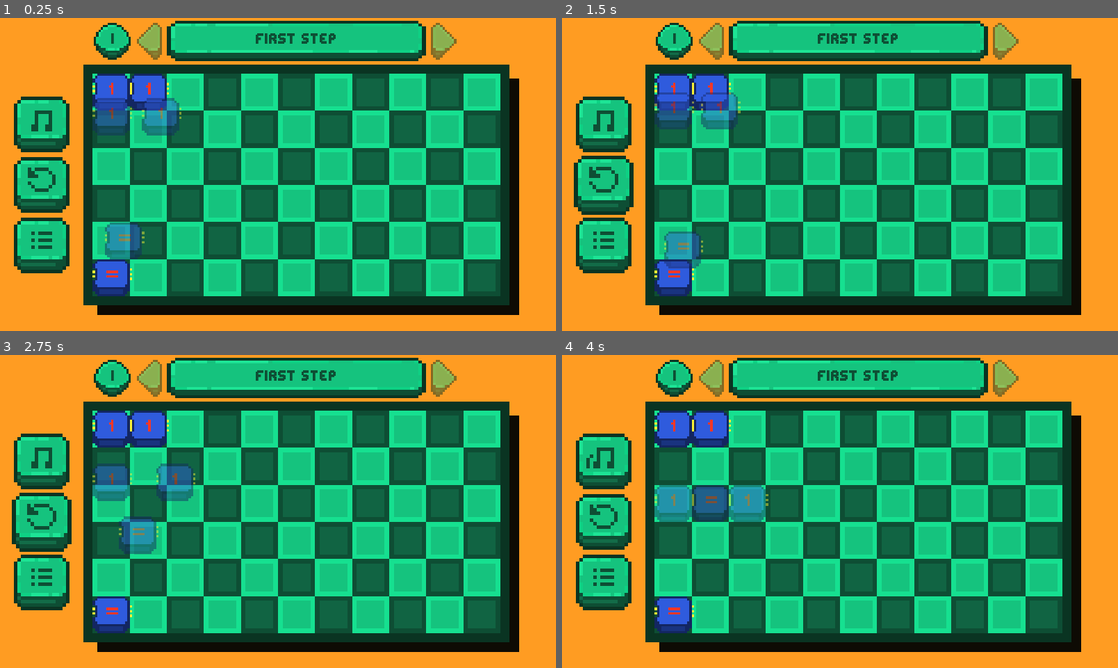
Above: before the commit, frames 1-4 (two rows, left to right).
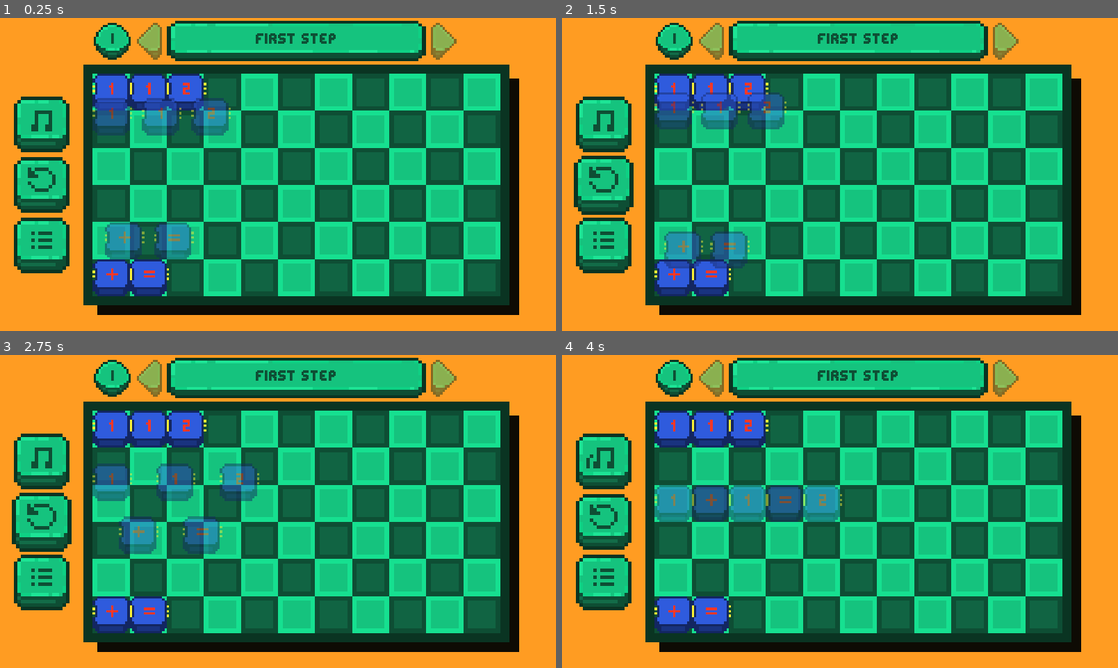
Above: after the commit, the same moments.

Repository: MilosPetrovic4/EqualQuest
Game: Godot game, scene res://Scenes/Menus/main.tscn
The game is run twice, just before and just after one commit, with the same random seed, the same clock (stepped at 60 frames per second) and the same inputs. This scene is started directly instead of the project's main scene.
Inputs (mouse positions are in pixels of both pictures, inside the frame that each line leads up to):
- Up to frame 1 (0.25 s): no input
- Up to frame 2 (1.5 s): click (606, 183) at 0.5 s; click (606, 183) at 1.25 s
- Up to frame 3 (2.75 s): click (44, 520) at 2 s
- Up to frame 4 (4 s): click (606, 461) at 2.75 s; click (856, 376) at 3.5 s

The runs differ from the first frame. In frame 1, 3.0% of the frame differs, in the area x 19-42%, y 17-89%; in frame 2, 2.8%; in frame 3, 3.0%, in the area x 19-47%, y 17-89%; in frame 4, 2.9%.

Commit message:
backing up current project

Diff:
--- a/Data/levels.json
+++ b/Data/levels.json
@@ -1,95 +1,94 @@
 
 {
     "0" : {
-        "numbers" : [1, 1],
-        "operators" : ["="],
-		"expected": "1=1",
+        "numbers" : [1, 1, 2],
+        "operators" : ["+", "="],
+		"expected": "1+1=2",
         "name": "First Step"
     },
     "1" : {
-        "numbers" : [1, 1, 2, 2],
-        "operators" : ["=", "="],
-		"expected": "1=1,2=2",
-        "name": "Equal And Conquer"
-    },
-    "2" : {
-        "numbers" : [1, 1, 2],
-        "operators" : ["+", "="],
-		"expected": "1+1=2",
-        "name": "Elementary Step"
-    },
-    "3" : {
         "numbers" : [3, 5, 8],
         "operators" : ["+", "="],
 		"expected": "3+5=8",
         "name": "Positively Glowing"
     },
-    "4" : {
+    "2" : {
         "numbers" : [1, 2, 3, 4],
         "operators" : ["+", "+", "="],
 		"expected": "1+4=2+3",
-        "name": "Addition Expert"
-    },
-    "5" : {
+        "name": "Balancing Act"
+    },
+    "3" : {
         "numbers" : [2, 4, 5, 7],
         "operators" : ["+", "+", "="],
 		"expected": "2+7=4+5",
-        "name": "Addition master"
-    },
-    "6" : {
+        "name": "Tightrope Act"
+    },
+    "4" : {
         "numbers" : [2, 2, 2, 2, 8],
         "operators" : ["+", "+", "+", "="],
 		"expected": "2+2+2+2=8",
         "name": "Ducks In A Row"
     },
-    "7" : {
+    "5" : {
         "numbers" : [1, 1, 1, 1],
         "operators" : ["="],
 		"expected": "11=11",
-        "name": "Window Math"
-    },
-    "8" : {
+        "name": "Eleven Up"
+    },
+    "6" : {
         "numbers" : [1, 3, 5, 8],
         "operators" : ["+", "="],
 		"expected": "5+8=13",
         "name": "Fib(7)"
     },
-    "9" : {
+    "7" : {
         "numbers" : [1, 7, 8],
         "operators" : ["-", "="],
 		"expected": "8-7=1",
         "name": "Goodbye Addition"
     },
-    "10" : {
-        "numbers" : [1, 2, 3, 6],
-        "operators" : ["+", "-", "="],
-		"expected": "6-3=2+1",
-        "name": "Plus And Minus?"
-    },
-    "11" : {
+    "8" : {
         "numbers" : [0, 1, 3, 7],
         "operators" : ["-", "="],
 		"expected": "10=7-3",
         "name": "Subtraction Expert"
     },
-
+    "9" : {
+        "numbers" : [1, 2, 3, 6],
+        "operators" : ["+", "-", "="],
+		"expected": "6-3=2+1",
+        "name": "Paper Thin Balance"
+    },
+    "10" : {
+        "numbers" : [1, 1, 3, 4, 5],
+        "operators" : ["+", "+", "-", "="],
+		"expected": "3-1+4=1+5",
+        "name": "A Massive PI"
+    },
+    "11" : {
+        "numbers" : [1, 2, 5, 6, 9],
+        "operators" : ["+", "="],
+		"expected": "9+16=25",
+        "name": "Perfect Squares"
+    },
     "12" : {
-        "numbers" : [2, 3, 6],
-        "operators" : ["*", "="],
-		"expected": "6=2*3",
-        "name": "New Challenges"
-    },
-    "13" : {
         "numbers" : [1, 2, 3, 6],
         "operators" : ["*", "*", "="],
-		"expected": "2*3=6*1",
-        "name": "Multiplication Island"
-    },
-    "14" : {
+		"expected": "1*6=2*3",
+        "name": "New Challenges"
+    },
+    "13" : {
         "numbers" : [2, 3, 5, 7],
         "operators" : ["-", "*", "="],
 		"expected": "5*2-7=3",
-        "name": "Subtract First?"
+        "name": "Order Of Operations"
+    },
+    "14" : {
+        "numbers" : [0, 0, 3, 5, 6],
+        "operators" : ["*", "="],
+		"expected": "0=0*356",
+        "name": "Garbage Bin"
     },
     "15" : {
         "numbers" : [1, 1, 1, 1, 1, 1, 2],
@@ -102,100 +101,102 @@
         "numbers" : [2, 3, 6],
         "operators" : ["/", "="],
 		"expected": "6/2=3",
-        "name": "Equal Parts Feeble Hearts"
+        "name": "Newest Challenges"
     },
     "17" : {
 
         "numbers" : [1, 2, 4, 3],
         "operators" : ["/", "="],
 		"expected": "12/4=3",
-        "name": "Here Are Your Dividends"
+        "name": "Quarter Dozen"
     },
     "18" : {
+        "numbers" : [4, 4, 4, 5, 5, 5],
+        "operators" : ["/", "/", "="],
+		"expected": "55/5=44/4",
+        "name": "Divided Fairly"
+    },
+    "19" : {
+        "numbers" : [4, 4, 8, 8],
+        "operators" : ["+", "*", "="],
+		"expected": "4*4=8+8",
+        "name": "Fourmidable Balance"
+    },
+    "20" : {
+        "numbers" : [0, 4, 6, 8, 8],
+        "operators" : ["/", "="],
+		"expected": "48/8=06",
+        "name": "Silent Partner"
+    },
+    "21" : {
         "numbers" : [0, 1, 2, 3, 5],
         "operators" : ["-", "-", "="],
 		"expected": "10-5-3=2",
         "name": "Double Subtraction"
     },
-    "19" : {
+    "22" : {
         "numbers" : [1, 3, 3, 4, 5],
         "operators" : ["-", "-", "-", "="],
 		"expected": "5-4-1=3-3 OR 4-5=3-3-1",
-        "name": "Triple Subtraction"
-    },
-    "20" : {
-        "numbers" : [4, 4, 8, 8],
-        "operators" : ["+", "*", "="],
-		"expected": "4*4=8+8",
-        "name": "Fourmidable Balance"
-    },
-    "21" : {
-        "numbers" : [0, 0, 3, 5, 6],
-        "operators" : ["*", "="],
-		"expected": "0=0*356",
-        "name": "Garbage Bin"
-    },
-    "22" : {
+        "name": "Balancing on Atoms"
+    },
+    "23" : {
         "numbers" : [1, 2],
         "operators" : ["<"],
 		"expected": "1<2",
         "name": "Pacnum"
     },
-    "23" : {
+    "24" : {
         "numbers" : [3, 5, 6, 7],
         "operators" : ["+", "-", "<"],
 		"expected": "3<7-6+5",
-        "name": "Number Cruncher"
-    },
-    "24" : {
+        "name": "Less Is More"
+    },
+    "25" : {
         "numbers" : [2, 3],
         "operators" : [],
         "locked_chars": [2, 5, "<"],
 		"expected": "25<32",
         "name": "No More Freedom"
     },
-    "25" : {
-        "numbers" : [0, 1, 4, 6, 7, 7],
-        "operators" : ["+", "-", "<", "="],
-		"expected": "7=7,0<6-4+1",
-        "name": "Number Manipulator"
-    },
     "26" : {
-        "numbers" : [3, 5, 6, 7, 9],
-        "operators" : ["-", "=", "<"],
-		"expected": "6=9-3,5<7",
-        "name": "Light In A Bottle"
+        "numbers" : [2, 4, 8, 8],
+        "operators" : ["*", "*", "*", "="],
+        "locked_chars": [8],
+		"expected": "8*8=8*4*2",
+        "name": "Dealing Eights"
     },
     "27" : {
         "numbers" : [0, 2, 3, 5, 5],
         "operators" : ["-", "*", "="],
 		"expected": "20-5*3=5",
-        "name": "The First Crux"
-    },
+        "name": "Thinking In Fives"
+    },
+
     "28" : {
-        "numbers" : [1, 1, 5, 5, 5],
-        "operators" : ["/", "="],
-		"expected": "55/5=11",
-        "name": "Full House"
-    },
-    "29" : {
         "numbers" : [2, 2, 3, 3, 4],
         "operators" : ["*", "/"],
         "locked_chars": [6, 8, 7, "<"],
 		"expected": "687<43x32/2",
         "name": "Maximizing Profits"
     },
+    "29" : {
+        "numbers" : [1, 1, 2, 2],
+        "operators" : ["=", "="],
+		"expected": "1=1,2=2",
+        "name": "Two Expressions??"
+    },
     "30" : {
         "numbers" : [3, 4, 4, 5, 7, 9],
         "operators" : ["+", "-", "=", "="],
 		"expected": "7-4=3,5+4=9",
-        "name": "Two Expressions??"
+        "name": "Digit-ized"
     },
     "31" : {
-        "numbers" : [2, 4, 8, 8, 8],
-        "operators" : ["*", "*", "*", "="],
-		"expected": "8*8=8*4*2",
-        "name": "888 Brain Cells"
+        "numbers" : [3, 5, 6, 7, 9],
+        "operators" : ["-", "=", "<"],
+		"expected": "6=9-3,5<7",
+        "name": "Priorities"
     },
     "32" : {
         "numbers" : [0, 1, 2, 2, 3, 4, 5],
@@ -204,80 +205,83 @@
         "name": "Exclamation Mark"
     },
     "33" : {
+        "numbers" : [0, 4, 5, 8, 9],
+        "operators" : ["*", "<"],
+        "locked_chars": [7, 2, 0, "="],
+		"expected": "720=90*8,4<5",
+        "name": "72 With A 0"
+    },
+    "34" : {
         "numbers" : [3, 3, 6, 6, 9],
         "operators" : ["*", "/", "/", "="],
 		"expected": "6/3=6*3/9",
         "name": "Mod 3 Would Come Handy"
     },
-    "34" : {
+    "35" : {
         "numbers" : [1, 2, 2, 3, 6],
         "operators" : ["*", "="],
-		"expected": "31*2=62",
-        "name": "Thinking Outside"
-    },
-    "35" : {
-        "numbers" : [1, 2, 4, 6, 8],
-        "operators" : ["*", "/", "="],
-		"expected": "16*2/4=8",
-        "name": "American Math"
+		"expected": "31*2=62, 13*2=26",
+        "name": "Double The Difficulty"
     },
     "36" : {
-        "numbers" : [0, 4, 5, 8, 9],
-        "operators" : ["*", "<"],
-        "locked_chars": [7, 2, 0, "="],
-		"expected": "720=90*8,4<5",
-        "name": "Your Favourite Number"
+        "numbers" : [2, 4, 5, 7, 7],
+        "operators" : ["*", "-", "="],
+		"expected": "42-7=7*5",
+        "name": "Meaning Of Life"
     },
     "37" : {
+        "numbers" : [0, 0, 1, 9, 9, 9],
+        "operators" : ["+", "*", "="],
+        "locked_chars": [9, 8],
+		"expected": "981=900+9*9",
+        "name": "Building Gravity"
+    },
+    "38" : {
+        "numbers" : [1, 3, 4, 4],
+        "operators" : ["*"],
+        "locked_chars": [1, 2, 5, 6, "="],
+		"expected": "1256=314*4",
+        "name": "Full Circle"
+    },
+    "39" : {
         "numbers" : [0, 2, 4, 6, 7, 8],
         "operators" : ["-", "-", "-", "*", "="],
-		"expected": "7*0-8=2-6-4",
+		"expected": "7*0-8=2-6-4, 8-2-7*0=6-4",
         "name": "One Bad Apple"
     },
-    "38" : {
-        "numbers" : [2, 6, 6, 8, 9],
-        "operators" : ["/", "*", "="],
-		"expected": "6*8=96/2",
-        "name": "Class Average"
-    },
-    "39" : {
-        "numbers" : [1, 3, 4, 5, 7, 9],
-        "operators" : ["+", "="],
+    "40" : {
+        "numbers" : [1, 3, 4, 5, 7],
+        "operators" : ["+", "="],
+	    "locked_chars" : [9],
 		"expected": "91=37+54",
-        "name": "Simple Yet Complicated"
-    },
-    "40" : {
-        "numbers" : [0, 1, 2, 3, 7, 8, 9],
-        "operators" : ["*", "<", "="],
-		"expected": "81=27*3,0<9",
-        "name": "Freebie"
+        "name": "Carry The One"
     },
     "41" : {
+        "numbers" : [2, 3, 4, 6],
+        "operators" : ["-", "/"],
+        "locked_chars": [1, "-", 8, "="],
+		"expected": "1-8=2-36/4",
+        "name": "Below The Surface"
+    },
+    "42" : {
         "numbers" : [1, 1, 2, 4, 6],
         "operators" : ["*", "/"],
         "locked_chars": [7, "="],
 		"expected": "7=14x6/12",
-        "name": "Division Is Just A Fraction"
-    },
-    "42" : {
+        "name": "Just Halve It"
+    },
+    "43" : {
         "numbers" : [6, 6, 6, 6, 6, 6],
         "operators" : ["-", "-", "*", "="],
         "locked_chars": [3],
 		"expected": "36-6=66-6*6",
-        "name": "Six Ways To Solve"
-    },
-    "43" : {
-        "numbers" : [1, 2, 2, 3, 4, 5, 6, 7, 9],
-        "operators" : ["+", "-", "/", "=", "="],
-        "locked_chars": [8, "*"],
-		"expected": "8x7=56,24/3=9+1-2",
-        "name": "Generational Team Up"
+        "name": "Thirty Day Challenge"
     },
     "44" : {
         "numbers" : [0, 1, 2, 8, 8, 9],
         "operators" : ["/", "="],
         "locked_chars": [1, 6],
 		"expected": "1618/2=809",
-        "name": "Golden Opportunity"
+        "name": "Golden Ration"
     }
 }
--- a/Scenes/Menus/Menu.tscn
+++ b/Scenes/Menus/Menu.tscn
@@ -68,10 +68,10 @@
 script = ExtResource( 1 )
 
 [node name="Scenery" type="AnimatedSprite" parent="."]
-position = Vector2( 480, 270 )
+position = Vector2( 480, 272 )
 scale = Vector2( 10, 10 )
 frames = SubResource( 13 )
-frame = 4
+frame = 8
 playing = true
 
 [node name="bg2" type="ColorRect" parent="."]
--- a/Scripts/End/End.gd
+++ b/Scripts/End/End.gd
@@ -28,8 +28,8 @@
 	shake()
 
 func shake():
-	var shake_strength = 60
-	var shake_duration = 0.7
+	var shake_strength = 20
+	var shake_duration = 0.5
 	var shake_times = 5
 	var interval = shake_duration / shake_times
 
--- a/Scripts/Menus/main.gd
+++ b/Scripts/Menus/main.gd
@@ -32,7 +32,7 @@
 const MAX_X = 832
 const MIN_Y = 128
 const MAX_Y = 448
-const tut1_pos = [Vector2(192, 256), Vector2(320, 256), Vector2(256, 256)]
+const tut1_pos = [Vector2(192, 256), Vector2(320, 256), Vector2(448, 256),  Vector2(256, 256),  Vector2(384, 256)]
 const tut2_pos = [Vector2(192, 256), Vector2(320, 256), Vector2(192, 320), Vector2(320, 320), Vector2(256, 256), Vector2(256, 320)]
 
 var level
@@ -42,11 +42,18 @@
 var of = Vector2(0,0)
 
 func _on_num_piece_pressed(var piece):
+	if piece.get_locked():
+		return
+
 	dragging_piece = piece
 	piece.select_tween()
 	piece.raise()
 
 func _on_op_piece_pressed(var piece):
+
+	if piece.get_locked():
+		return
+
 	dragging_piece = piece
 	piece.select_tween()
 	piece.raise()
@@ -92,7 +99,7 @@
 	level = Global.cur_lvl
 
 	if level >= Global.num_lvls:
-		var scene = load("res://Scenes/Menus/Menu.tscn")
+		var scene = load("res://Scenes/End/End.tscn")
 		get_tree().change_scene_to(scene)
 		return
 
@@ -151,7 +158,7 @@
 	if(Global.cur_lvl == 1):
 		tutorial(tut1_pos)
 
-	if(Global.cur_lvl == 2):
+	if(Global.cur_lvl == 30):
 		tutorial(tut2_pos)
 
 func tutorial(var shadow_pos):
--- a/Scripts/Objects/number.gd
+++ b/Scripts/Objects/number.gd
@@ -101,3 +101,6 @@
 		setGreenSprite()
 	else:
 		setRedSprite()
+
+func get_locked():
+	return locked
--- a/Scripts/Objects/operator.gd
+++ b/Scripts/Objects/operator.gd
@@ -153,3 +153,6 @@
 		return
 	else:
 		choose_frame()
+
+func get_locked():
+	return locked
--- a/Scripts/Standalone/Global.gd
+++ b/Scripts/Standalone/Global.gd
@@ -17,7 +17,7 @@
 	selected = false
 
 func unlock() -> void:
-	unlkd += 1
+	unlkd += 50
 
 func next_lvl() -> void:
 	cur_lvl += 1
--- a/project.godot
+++ b/project.godot
@@ -27,6 +27,7 @@
 window/size/width=960
 window/size/height=540
 window/stretch/mode="2d"
+window/stretch/aspect="keep"
 
 [global]
 
@@ -34,6 +35,7 @@
 fullscreen=false
 wind=false
 appli=false
+resize=false
 
 [gui]
 
Binary file removed: Art/Buttons/Play/play2-export.png
Not shown, removed: Art/Buttons/Play/play2-export.png.import
Binary file added: Art/Cutscenes/moonlight-beach-3.aseprite
Not shown, added: Data/temp.txt
Not shown, changed: export_presets.cfg
